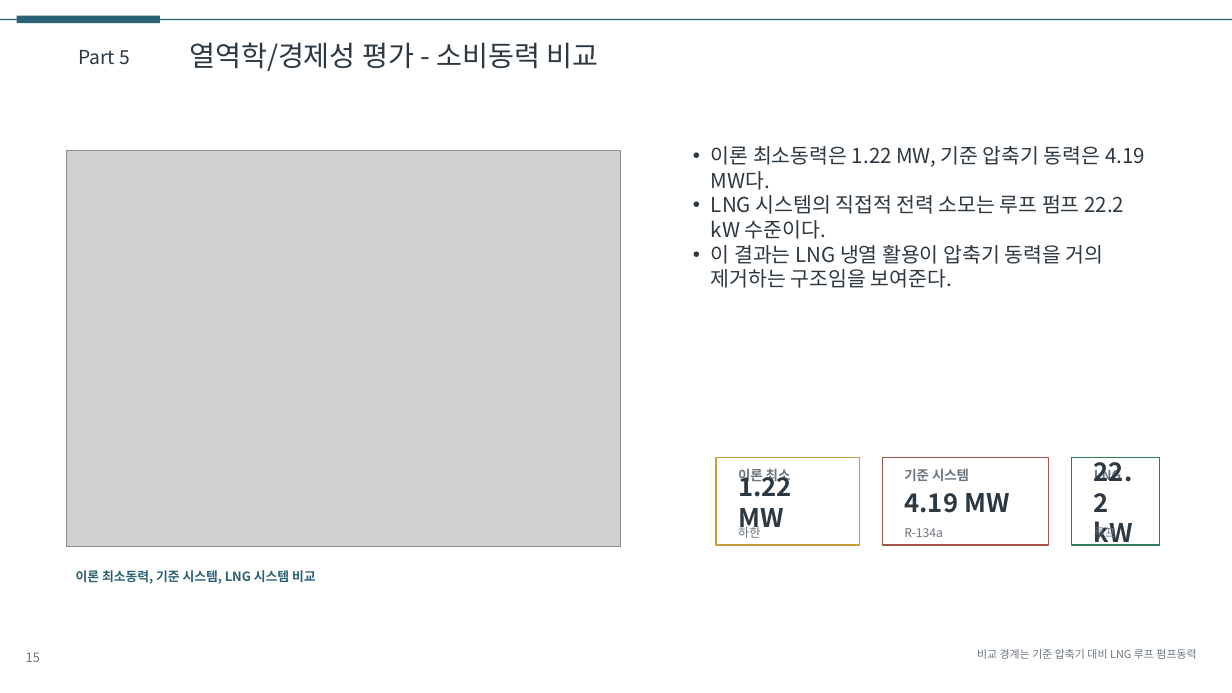
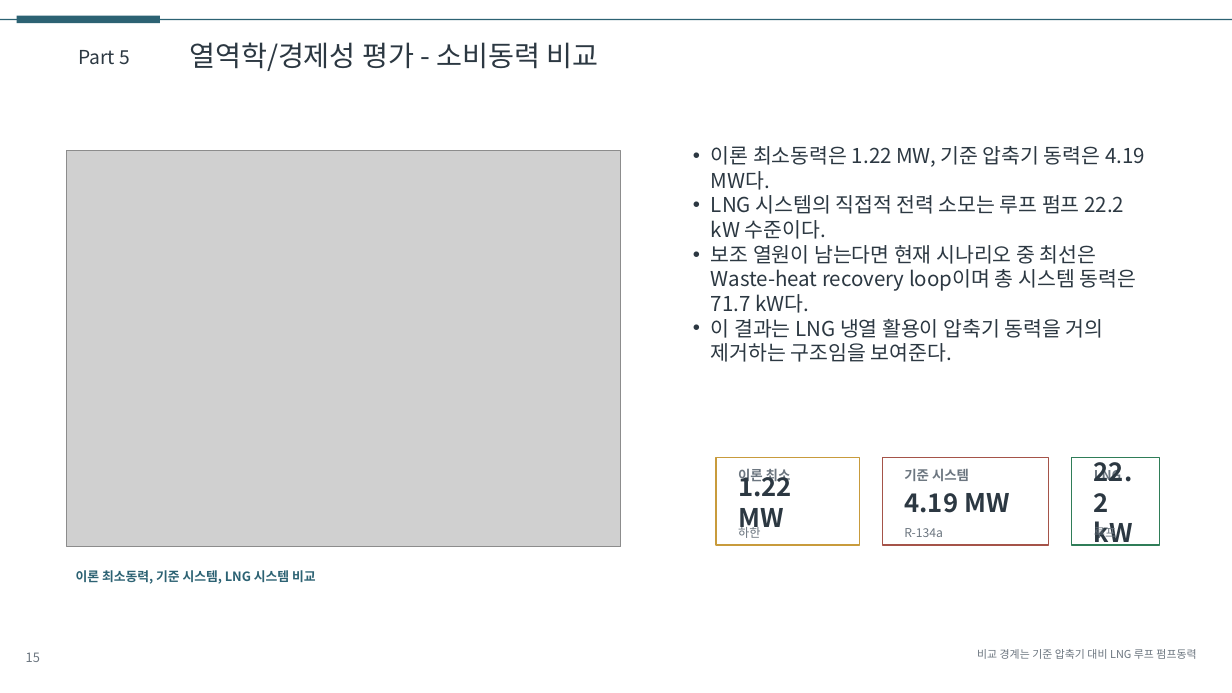
Before and after one commit to CuriousN006/lng-idc-design-study, a slide deck: slide 15 of deliverables/presentation_draft.pptx. Drawn at 1232x693 pixels with LibreOffice and Linux fonts; fonts in the diff are those of the drawing; grey boxes stand for pictures. Boxes give left, top, right and bottom in pixels: in the first picture for what was removed or moved away, otherwise in the second. Text is boxed around its words. In the diff, an @@ line names an element or a change of style, - is before the commit and + after.

```diff
--- a/deliverables/presentation_draft.pptx
+++ b/deliverables/presentation_draft.pptx
@@ text at bbox=[711, 245, 1136, 313]: paragraph added @@
+• 보조 열원이 남는다면 현재 시나리오 중 최선은 Waste-heat recovery loop이며 총 시스템 동력은 71.7 kW다.
```
Also in this commit, not shown: 2 other slides changed, 4 other files.
